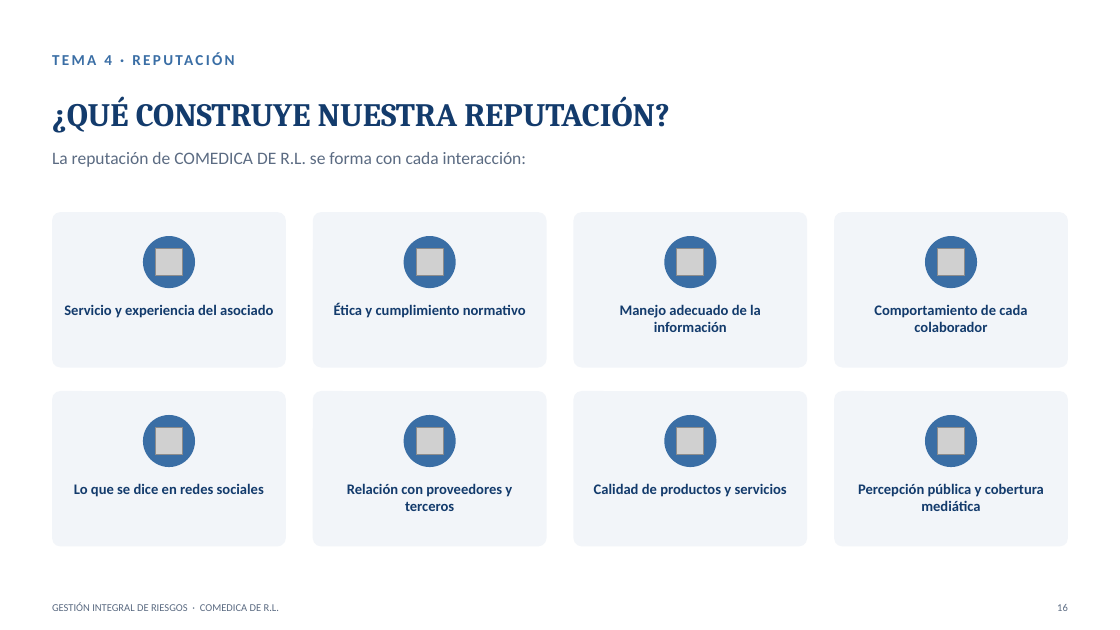
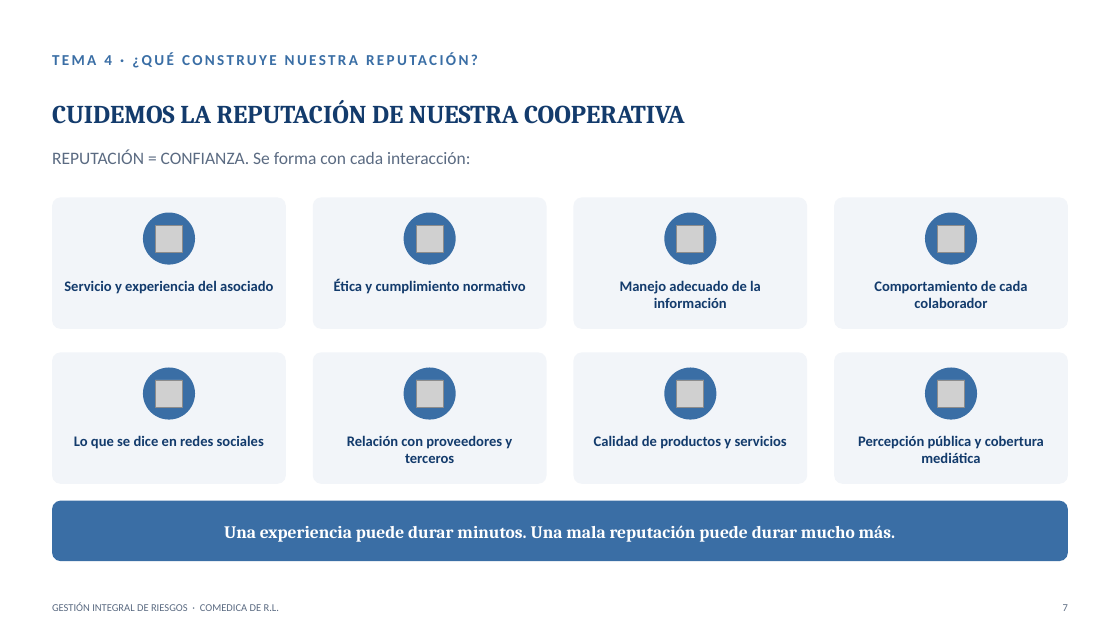
Before and after one commit to menjivar201280/riesgo, a slide deck: slide 7 of capacitacion-riesgos-2025/CAPACITACION_RIESGOS_2025.pptx (slide 16 before the commit). Drawn at 1120x630 pixels with LibreOffice and Linux fonts; fonts in the diff are those of the drawing; grey boxes stand for pictures. Boxes give left, top, right and bottom in pixels: in the first picture for what was removed or moved away, otherwise in the second. Text is boxed around its words. In the diff, an @@ line names an element or a change of style, - is before the commit and + after.

```diff
--- a/capacitacion-riesgos-2025/CAPACITACION_RIESGOS_2025.pptx
+++ b/capacitacion-riesgos-2025/CAPACITACION_RIESGOS_2025.pptx
@@ text at (52, 100, 685, 124): text changed; size 28 to 22 pt @@
-¿QUÉ CONSTRUYE NUESTRA REPUTACIÓN?
+CUIDEMOS LA REPUTACIÓN DE NUESTRA COOPERATIVA
@@ text at (52, 149, 470, 164): text changed @@
-La reputación de COMEDICA DE R.L. se forma con cada interacción:
+REPUTACIÓN = CONFIANZA. Se forma con cada interacción:
@@ rounded rectangle: place and size @@
-rounded rectangle at (52, 212, 286, 367)
+rounded rectangle at (52, 197, 286, 329)
@@ rounded rectangle: place and size @@
-rounded rectangle at (313, 212, 546, 367)
+rounded rectangle at (313, 197, 546, 329)
@@ rounded rectangle: place and size @@
-rounded rectangle at (574, 212, 807, 367)
+rounded rectangle at (574, 197, 807, 329)
@@ rounded rectangle: place and size @@
-rounded rectangle at (834, 212, 1068, 367)
+rounded rectangle at (834, 197, 1068, 329)
@@ 4 pictures, 4 texts, 4 ellipses: place and size @@
-4 pictures, 4 texts, 4 ellipses at (64, 236, 1027, 332)
+4 pictures, 4 texts, 4 ellipses at (64, 213, 1027, 308)
@@ rounded rectangle: place and size @@
-rounded rectangle at (52, 392, 286, 547)
+rounded rectangle at (52, 353, 286, 484)
@@ rounded rectangle: place and size @@
-rounded rectangle at (313, 392, 546, 547)
+rounded rectangle at (313, 353, 546, 484)
@@ rounded rectangle: place and size @@
-rounded rectangle at (574, 392, 807, 547)
+rounded rectangle at (574, 353, 807, 484)
@@ proportions changed in 8 elements at (52, 197, 286, 329), (313, 197, 546, 329), (574, 197, 807, 329), (834, 197, 1068, 329), (52, 353, 286, 484), (313, 353, 546, 484), (574, 353, 807, 484), (834, 353, 1068, 484) @@
@@ rounded rectangle: place and size @@
-rounded rectangle at (834, 392, 1068, 547)
+rounded rectangle at (834, 353, 1068, 484)
@@ 4 texts, 4 ellipses: place and size @@
-4 texts, 4 ellipses at (74, 415, 1044, 511)
+4 texts, 4 ellipses at (74, 368, 1044, 463)
@@ 4 pictures: place and size @@
-4 pictures at (155, 428, 965, 455)
+4 pictures at (155, 380, 965, 407)
@@ rounded rectangle added at (52, 501, 1068, 561), fill #3A6EA5 @@
@@ text added at (224, 525, 896, 542), 15 pt, text #FFFFFF, bold @@
+Una experiencia puede durar minutos. Una mala reputación puede durar mucho más.
@@ text at (1063, 604, 1068, 611): text changed @@
-16
+7
```
Also in this commit, not shown: 16 other slides changed, 1 slide added, 28 slides removed.
